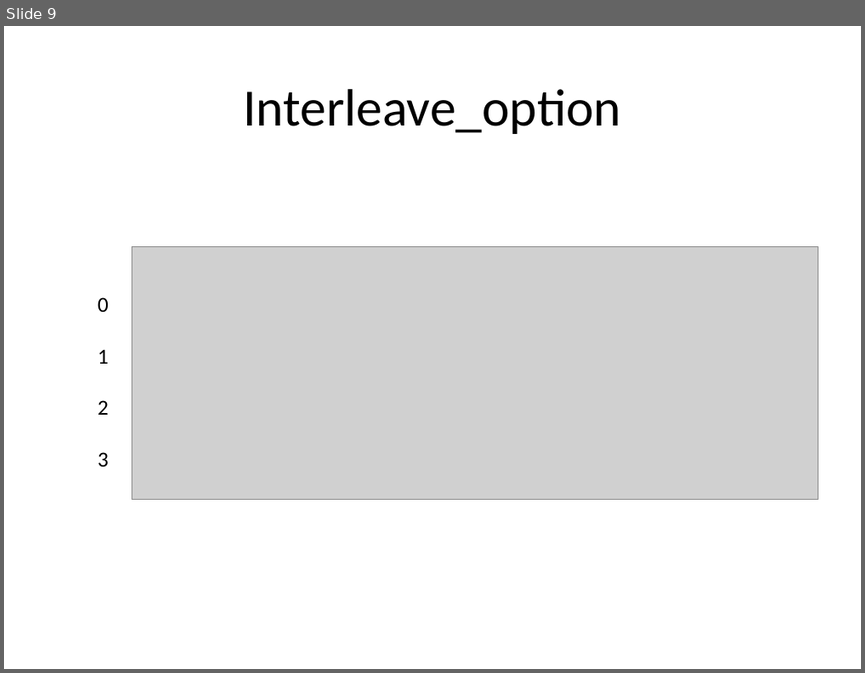
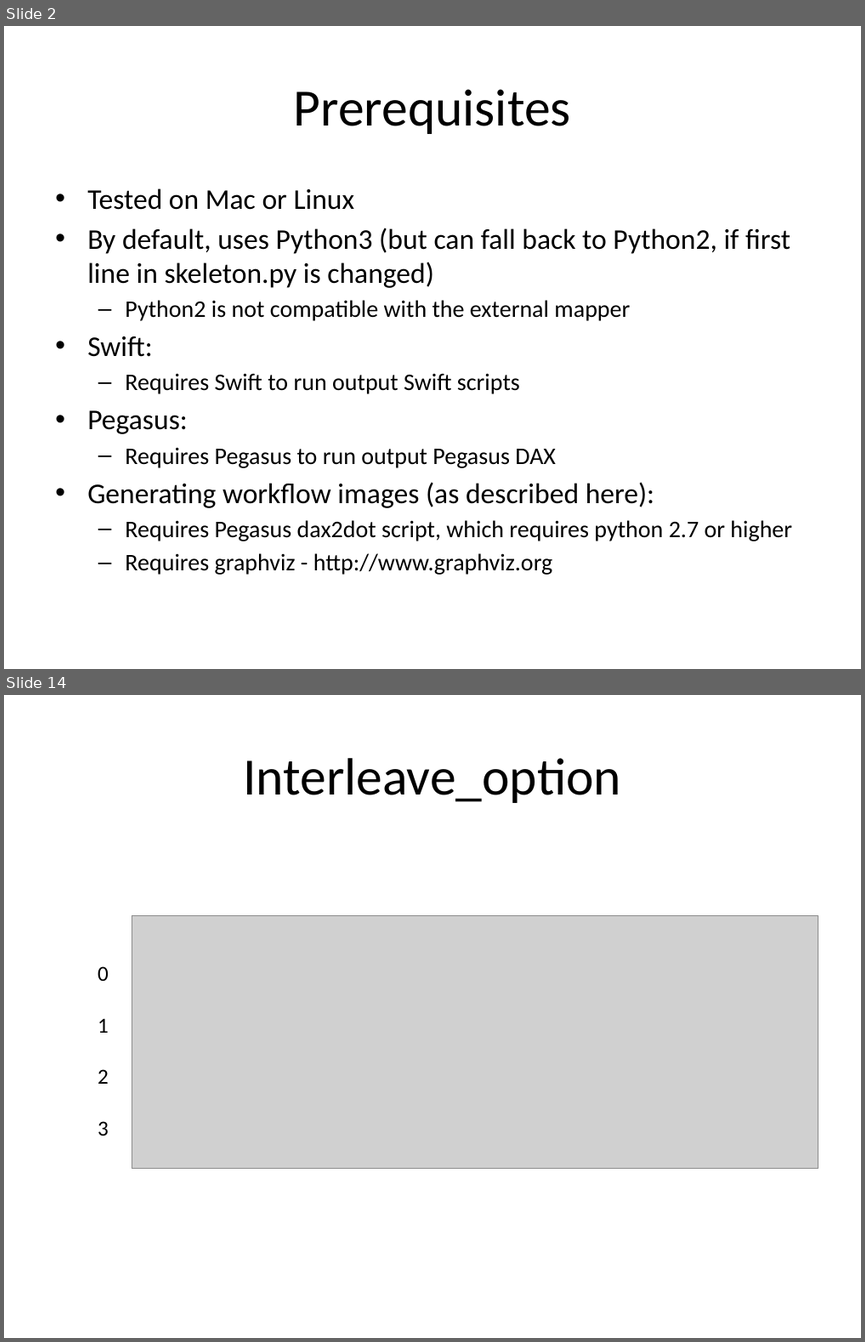
Before and after one commit to applicationskeleton/Skeleton, a slide deck: tutorial/skeleton-tutorial.pptx. Shown one above the other, each under a label of ours: slide 9 before the commit, slides 2 and 14 after it; the slides between them are not shown. The pictures are 865x673 and 865x1342 pixels, drawn with LibreOffice and Linux fonts; fonts in the diff are those of the drawing; grey boxes stand for pictures. Boxes give left, top, right and bottom in pixels: in the first picture for what was removed or moved away, otherwise in the second. Text is boxed around its words. In the diff, an @@ line names an element or a change of style, - is before the commit and + after.

```diff
--- a/tutorial/skeleton-tutorial.pptx
+++ b/tutorial/skeleton-tutorial.pptx
@@ slide 2 added at [4, 26, 861, 669], background #FFFFFF @@
@@ title added at [294, 89, 571, 134], 44 pt, text #000000 @@
+Prerequisites
@@ text added at [87, 188, 792, 574], 20 pt, text #000000 @@
+• Tested on Mac or Linux
+• By default, uses Python3 (but can fall back to Python2, if first line in skeleton.py is changed)
+  – Python2 is not compatible with the external mapper
+• Swift:
+  – Requires Swift to run output Swift scripts
+• Pegasus:
+  – Requires Pegasus to run output Pegasus DAX
+• Generating workflow images (as described here):
+  – Requires Pegasus dax2dot script, which requires python 2.7 or higher
+  – Requires graphviz - http://www.graphviz.org
@@ what was slide 9 is now slide 14 @@
```
Also in this commit, not shown: 11 slides changed, 4 other slides added, 1 other file.
